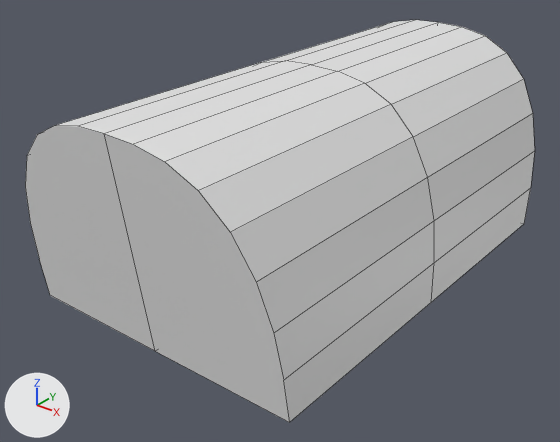
A saved change to the Blender file obj_chest_StellaTan_01.blend.
Before and after are seen from a 50 mm camera at (14.64, -19.9, 13.37) aimed at (-0.27, -1.26, 1.81). The axes (+X, +Y, +Z) are drawn at lower left. The lights are the same throughout. The older version comes first. Mesh edges are drawn as thin lines.

Script lines for the objects in view, before the commit:
```python
me_cube = bpy.data.meshes.new('Cube')
me_cube.from_pydata(...)  # 22 vertices, 13 faces; spans x 0.0..5.0, y 0.0..8.48, z -3.5..3.5
ob_cube = bpy.data.objects.new('Cube', me_cube)
ob_cube.location = (0.0, 0.0, 3.5)
_m = ob_cube.modifiers.new('Mirror', 'MIRROR')
_m.use_axis = (True, True, False)
```
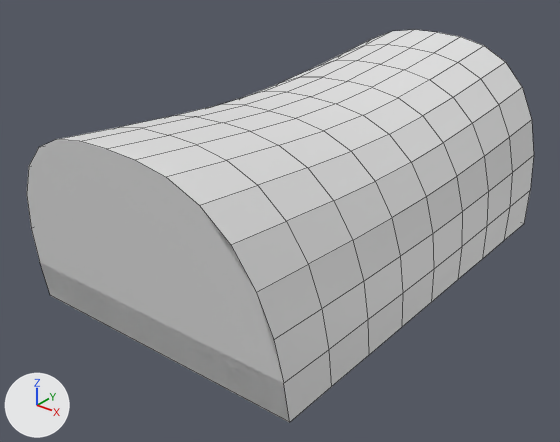
Commit message: added curve
added curve to top of lid now going to try add metal trim

Pixel boxes (x1, y1, x2, y2) of what changed, in the pictures (560 x 442 px):
'Cube', reshaped, modifiers changed: before (25, 20, 535, 422); after (27, 30, 534, 422)

The edits, one by one:
me_cube is used by ob_cube; location (0.0, 0.0, 3.5).
me_cube had 22 vertices, 13 faces and spanned x 0.0..5.0, y 0.0..8.48, z -3.5..3.5.
me_cube now has 171 vertices, 131 faces, 21 loose edges and spans x -5.0..5.0, y -8.48..8.48, z -3.5..3.11.
Part 1, on me_cube:
18 vertices are removed from x 0.0..4.97, y 0.0..8.48, z -3.5..3.5.
13 faces are deleted.
149 vertices are added at x -5.0..5.0, y -8.48..8.48, z -3.5..3.11.
8 new vertices lie (10.0, 0.0, 0.0) away from vertices in x -5.0, y -7.46..5.59, z -3.5.
5 new vertices lie (1.03, 0.0, 0.03) away from vertices in x -1.03, y -6.36..6.36, z 2.4..2.84.
5 new vertices lie (1.03, 0.0, -0.03) away from vertices in x 0.0, y -6.36..6.36, z 2.43..2.87.
21 loose edges are added.
131 new faces join them.
Object 'Cube' (ob_cube) loses its MIRROR modifier named 'Mirror'.
Modifier setting removed (it was use_axis = (True, True, False)).
